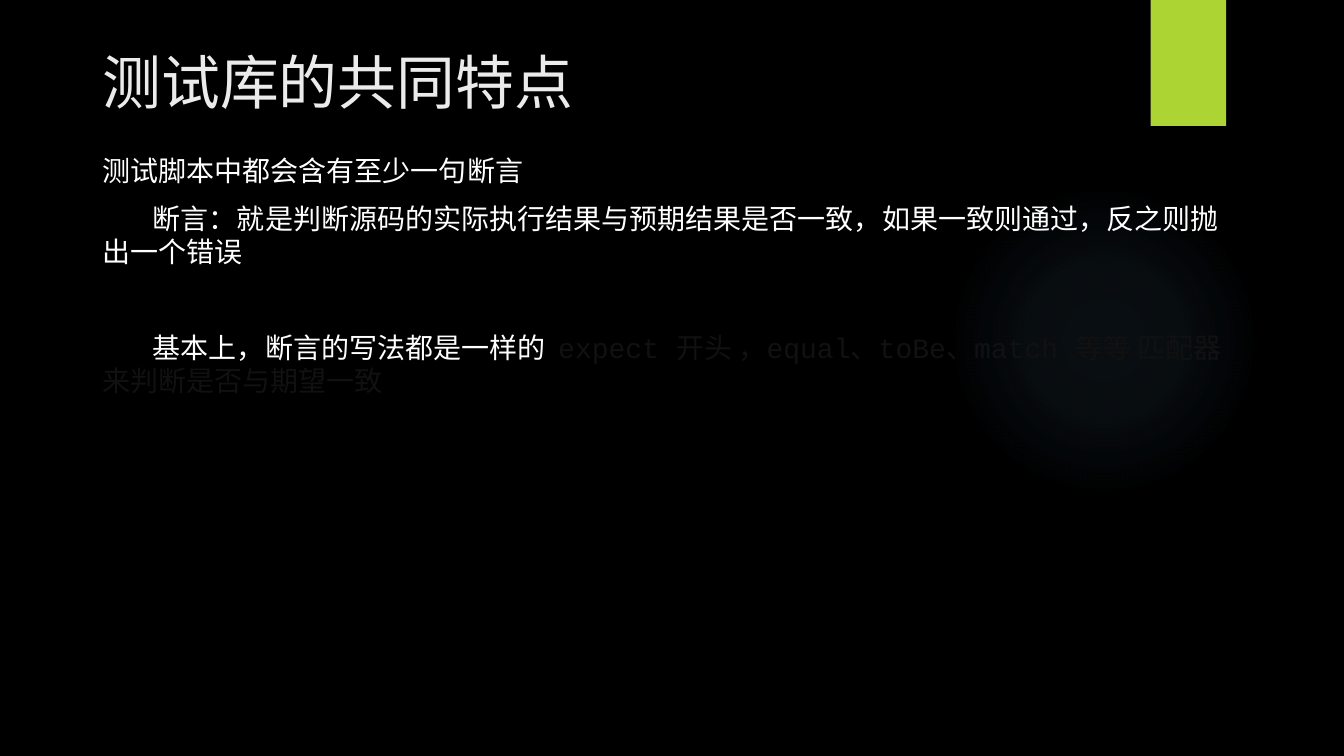
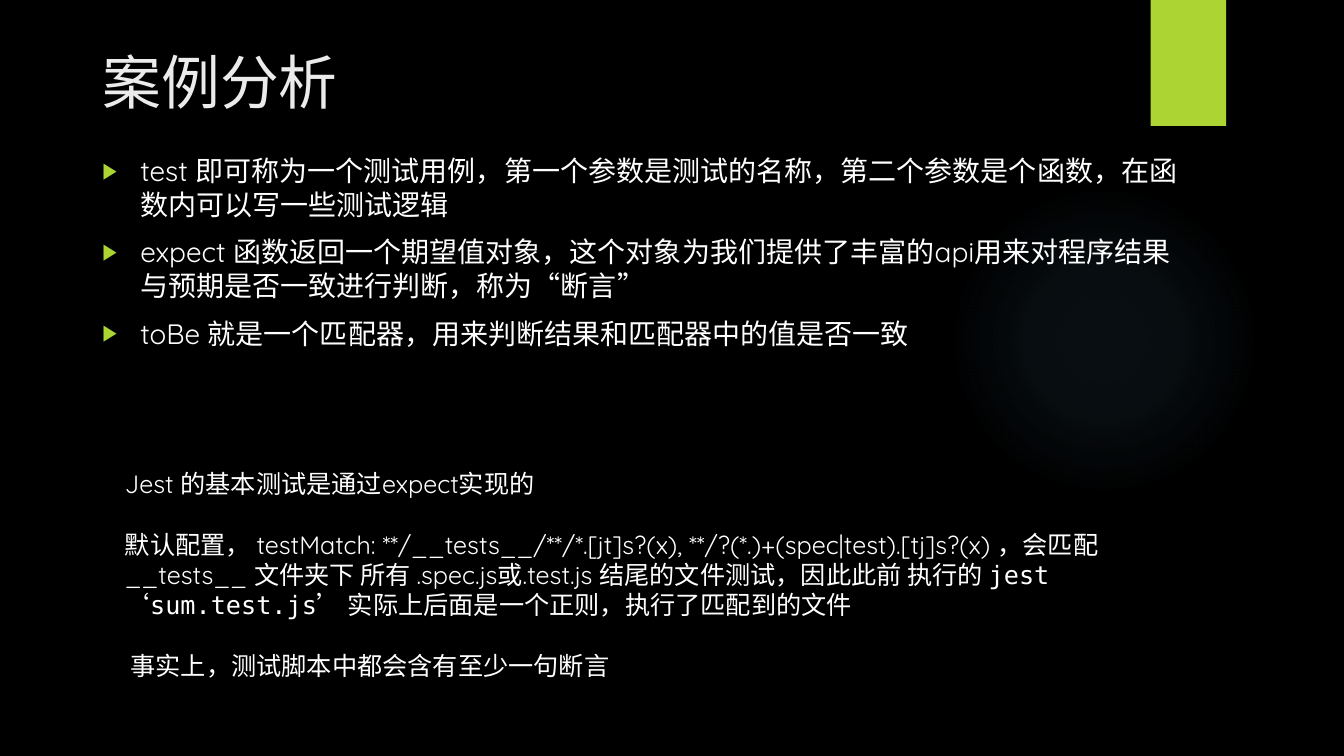
Before and after one commit to WangEbo/auto-test, a slide deck: slide 9 of 王博书的分享/自动化测试.pptx (slide 8 before the commit). Drawn at 1344x756 pixels with LibreOffice and Linux fonts; fonts in the diff are those of the drawing; background and template pictures are left out. Boxes give left, top, right and bottom in pixels: in the first picture for what was removed or moved away, otherwise in the second. Text is boxed around its words. In the diff, an @@ line names an element or a change of style, - is before the commit and + after.

```diff
--- a/王博书的分享/自动化测试.pptx
+++ b/王博书的分享/自动化测试.pptx
@@ title at <box>102,54,337,109</box>: text changed @@
-测试库的共同特点
+案例分析
@@ text at <box>140,157,1178,347</box>: text changed @@
-测试脚本中都会含有至少一句断言
-断言：就是判断源码的实际执行结果与预期结果是否一致，如果一致则通过，反之则抛出一个错误
-基本上，断言的写法都是一样的 expect 开头 ，equal、toBe、match 等等 匹配器来判断是否与期望一致
+▶ test 即可称为一个测试用例，第一个参数是测试的名称，第二个参数是个函数，在函数内可以写一些测试逻辑
+▶ expect 函数返回一个期望值对象，这个对象为我们提供了丰富的api用来对程序结果与预期是否一致进行判断，称为“断言”
+▶ toBe 就是一个匹配器，用来判断结果和匹配器中的值是否一致
@@ text added at <box>125,471,1099,678</box>, 18 pt, text #FFFFFF @@
+Jest 的基本测试是通过expect实现的
+默认配置， testMatch: **/__tests__/**/*.[jt]s?(x), **/?(*.)+(spec|test).[tj]s?(x) ，会匹配
+__tests__ 文件夹下 所有 .spec.js或.test.js 结尾的文件测试，因此此前 执行的 jest ‘sum.test.js’ 实际上后面是一个正则，执行了匹配到的文件
+事实上，测试脚本中都会含有至少一句断言
```
Also in this commit, not shown: 5 other slides changed, 1 slide added.
